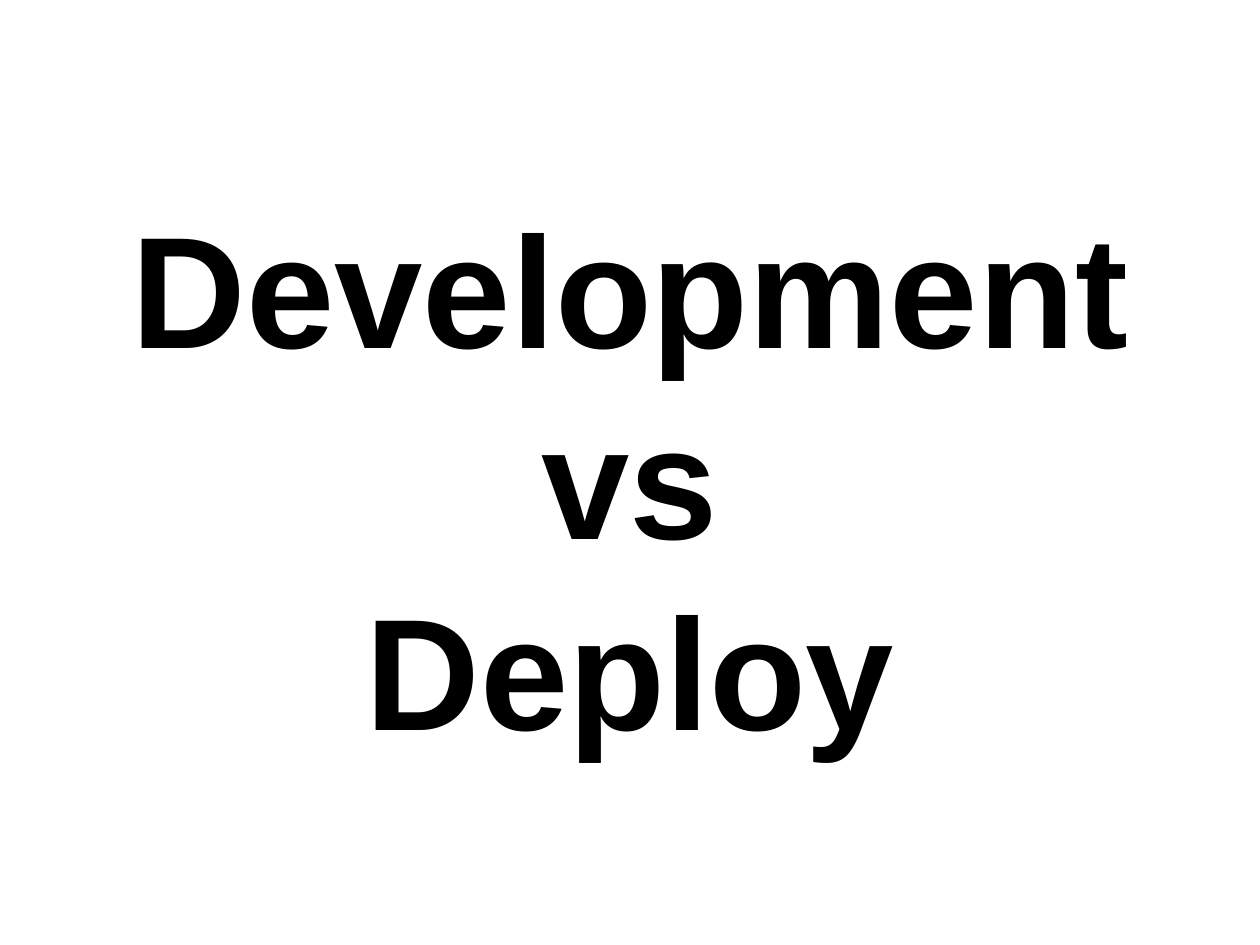
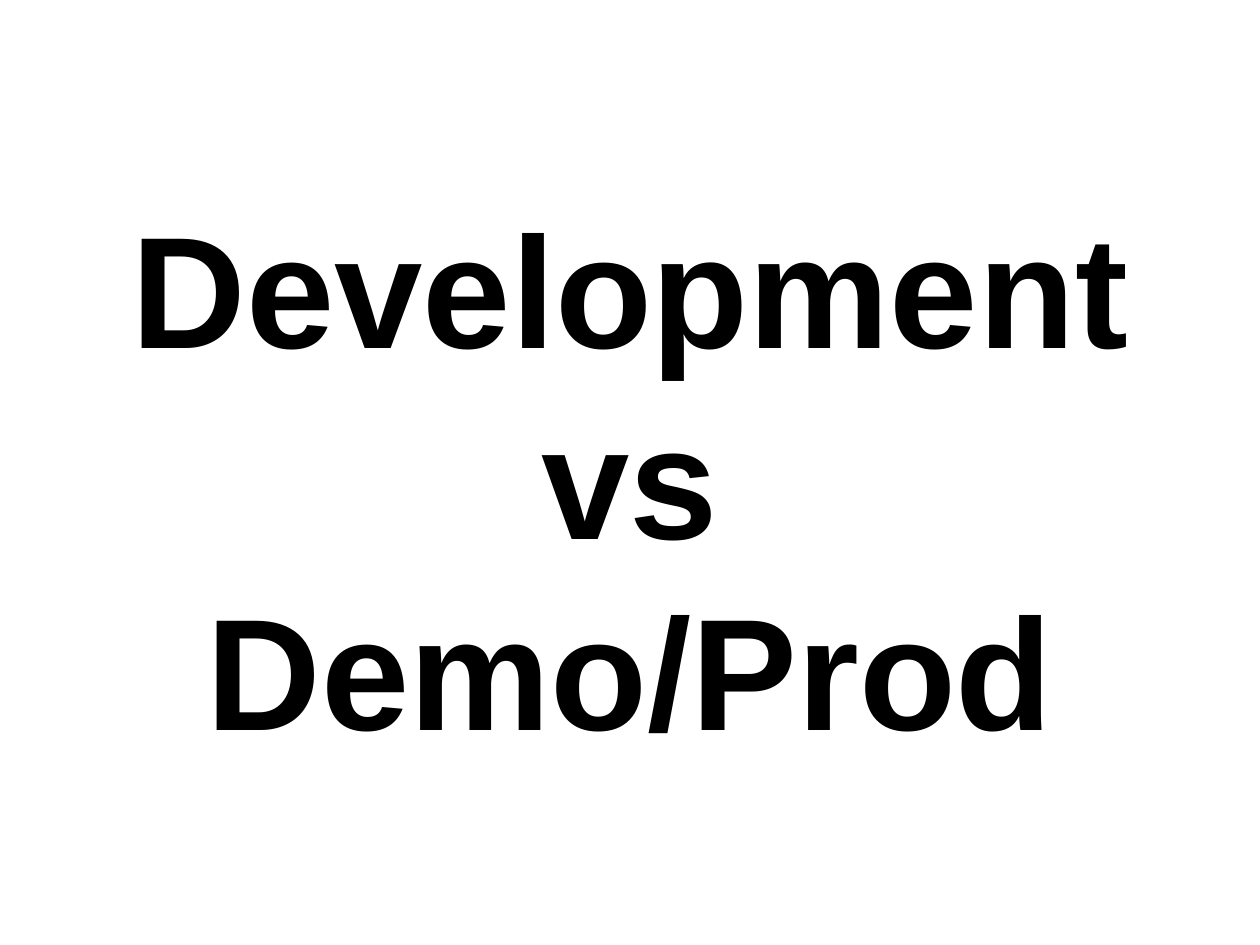
Before and after one commit to thewoolleyman/ci_for_the_rails_guy_or_gal, a slide deck: slide 45 of presentation/ci_for_the_web_2.0_guy_or_gal.odp (slide 44 before the commit). Drawn at 1260x945 pixels with LibreOffice and Linux fonts; fonts in the diff are those of the drawing. Boxes give left, top, right and bottom in pixels: in the first picture for what was removed or moved away, otherwise in the second. Text is boxed around its words. In the diff, an @@ line names an element or a change of style, - is before the commit and + after.

```diff
--- a/presentation/ci_for_the_web_2.0_guy_or_gal.odp
+++ b/presentation/ci_for_the_web_2.0_guy_or_gal.odp
@@ title at (x1=132, y1=233, x2=1128, y2=734): text changed @@
-Development vs
-Deploy
+Development vs
+Demo/Prod
```
Also in this commit, not shown: 4 other slides changed, 2 slides added.
